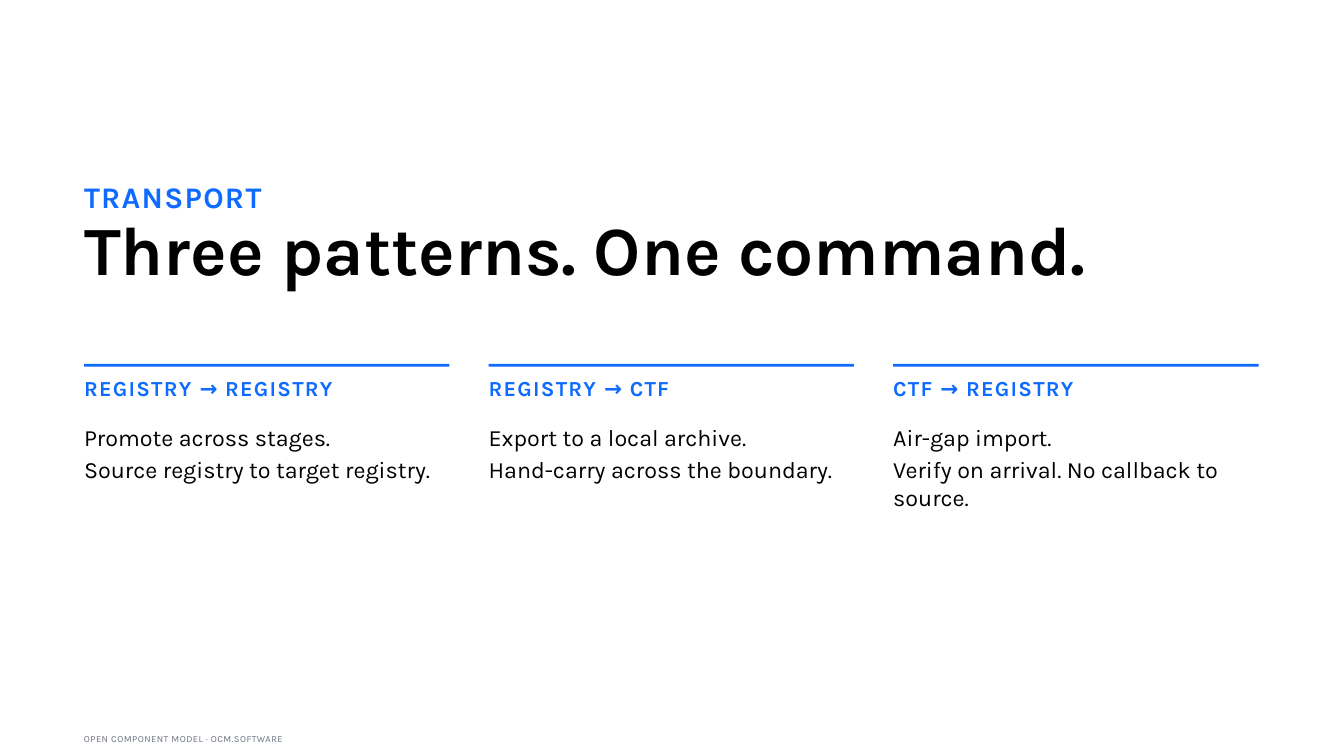
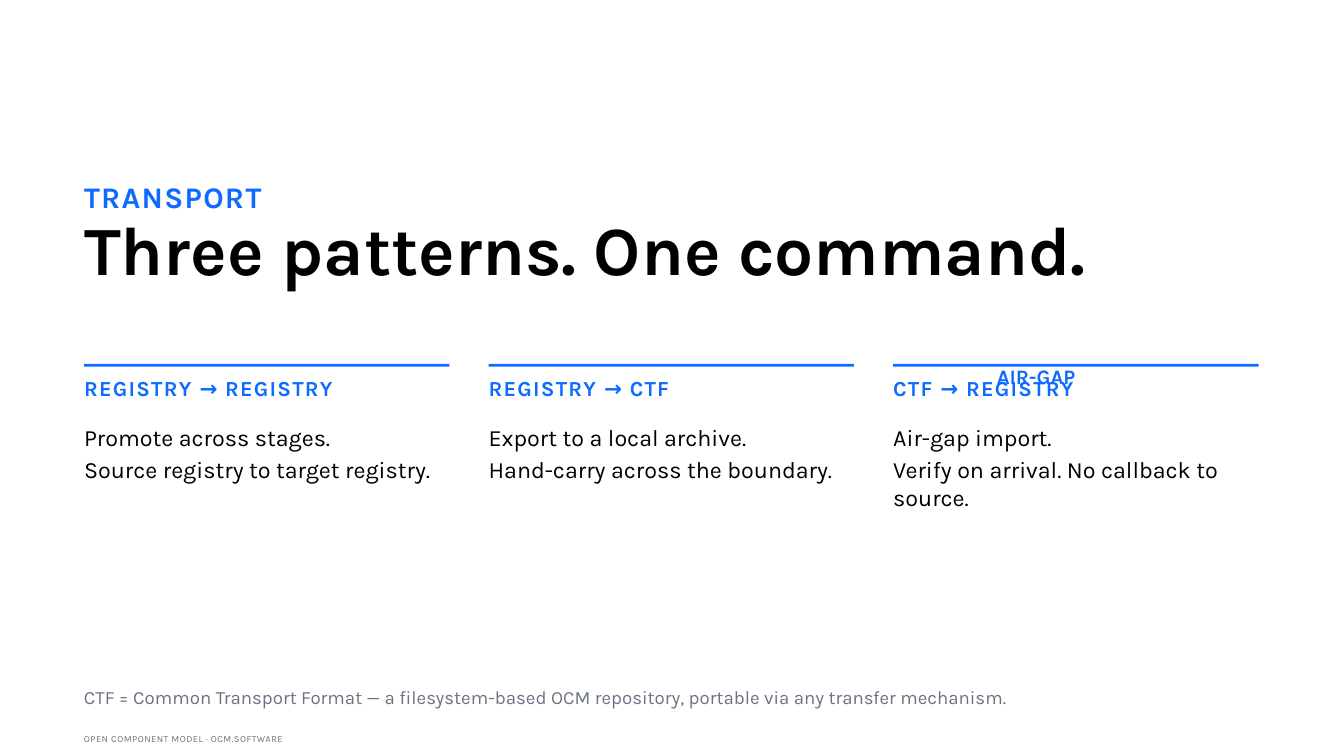
Before and after one commit to morri-son/open-component-model, a slide deck: slide 10 of docs/community/marketing/decks/architect-phase2a/OCM-Story-Architect-External.pptx. Drawn at 1344x756 pixels with LibreOffice and Linux fonts; fonts in the diff are those of the drawing. Boxes give left, top, right and bottom in pixels: in the first picture for what was removed or moved away, otherwise in the second. Text is boxed around its words. In the diff, an @@ line names an element or a change of style, - is before the commit and + after.

```diff
--- a/docs/community/marketing/decks/architect-phase2a/OCM-Story-Architect-External.pptx
+++ b/docs/community/marketing/decks/architect-phase2a/OCM-Story-Architect-External.pptx
@@ text added at (x1=997, y1=365, x2=1075, y2=390), 22 pt, text #0F6BFF, bold @@
+AIR-GAP
@@ text added at (x1=84, y1=691, x2=1006, y2=709), 20 pt, text #6B7280 @@
+CTF = Common Transport Format — a filesystem-based OCM repository, portable via any transfer mechanism.
```
Also in this commit, not shown: 12 other slides changed, 17 other files.
